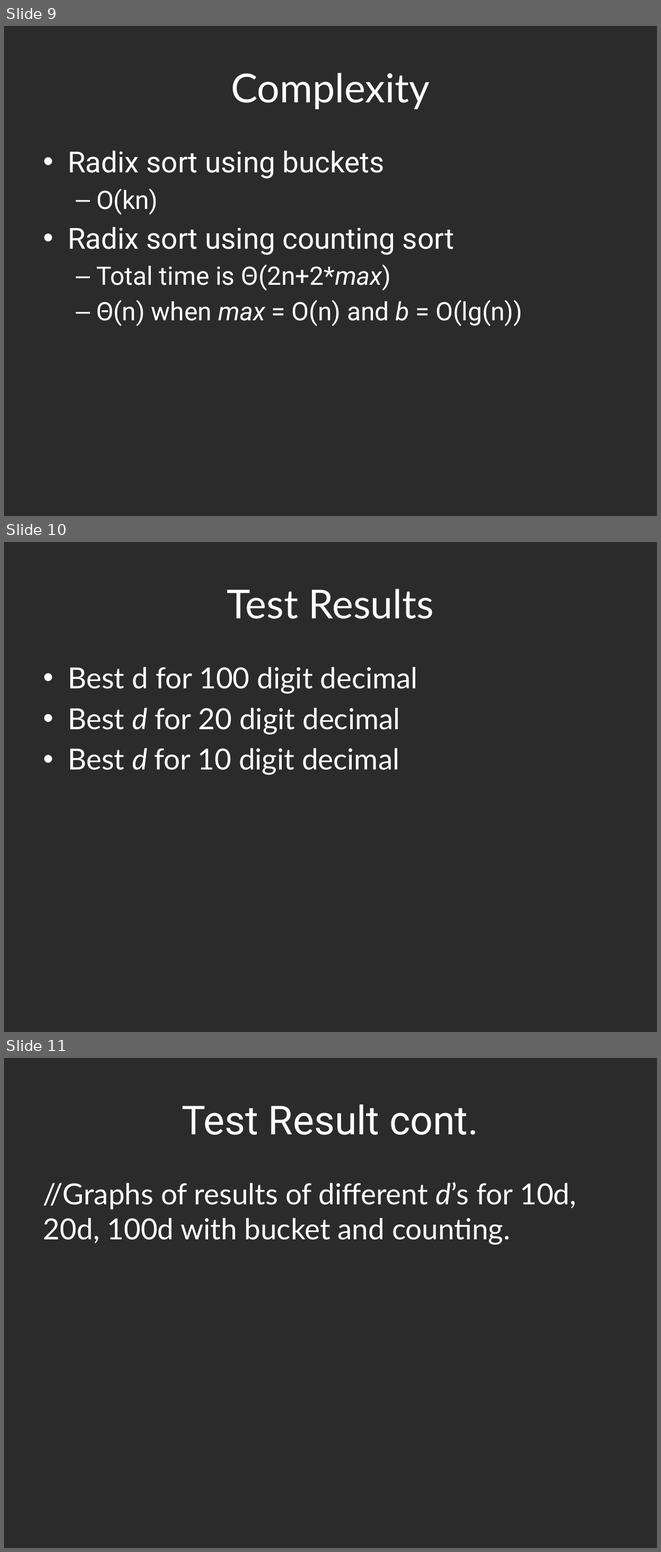
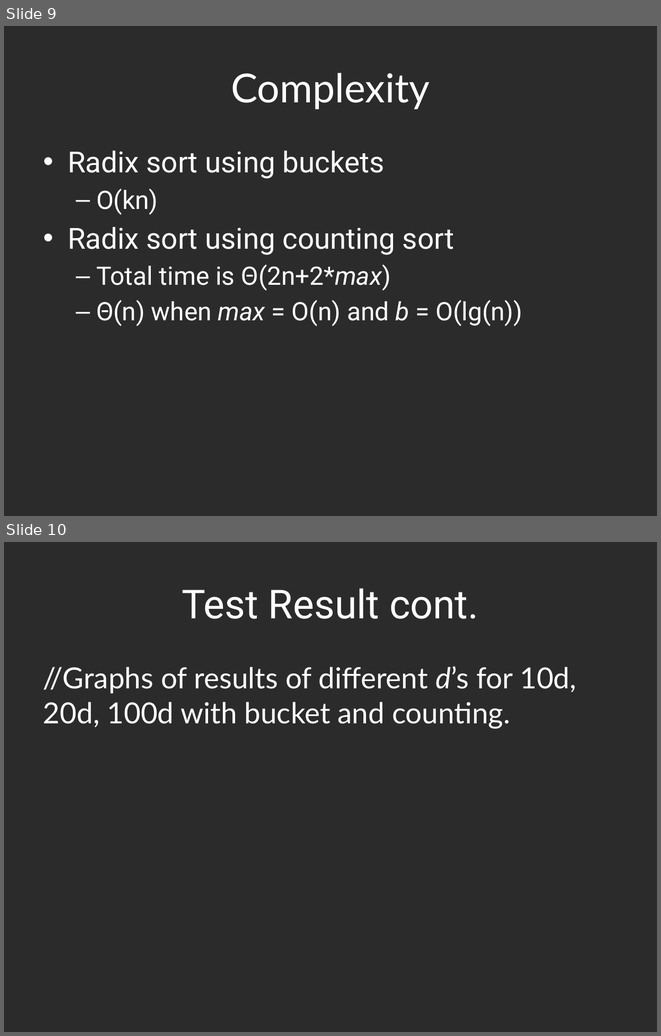
Before and after one commit to hyoshid1/project375, a slide deck: presentation_DRAFT.pptx. Shown one above the other, each under a label of ours: slides 9, 10 and 11 before the commit, slides 9 and 10 after it. The pictures are 661x1552 and 661x1036 pixels, drawn with LibreOffice and Linux fonts; fonts in the diff are those of the drawing; background and template pictures are left out; a plain dark background stands for a picture behind light text. Boxes give left, top, right and bottom in pixels: in the first picture for what was removed or moved away, otherwise in the second. Text is boxed around its words. In the diff, an @@ line names an element or a change of style, - is before the commit and + after.

```diff
--- a/presentation_DRAFT.pptx
+++ b/presentation_DRAFT.pptx
@@ slide 10 removed at [4, 542, 657, 1032], background picture (left out) @@
@@ title removed at [227, 589, 433, 619] @@
-Test Results
@@ text removed at [68, 667, 418, 775] @@
-• Best d for 100 digit decimal
-• Best d for 20 digit decimal
-• Best d for 10 digit decimal
@@ what was slide 11 is now slide 10 @@
```
Also in this commit, not shown: 1 other slide removed, 6 other files.
